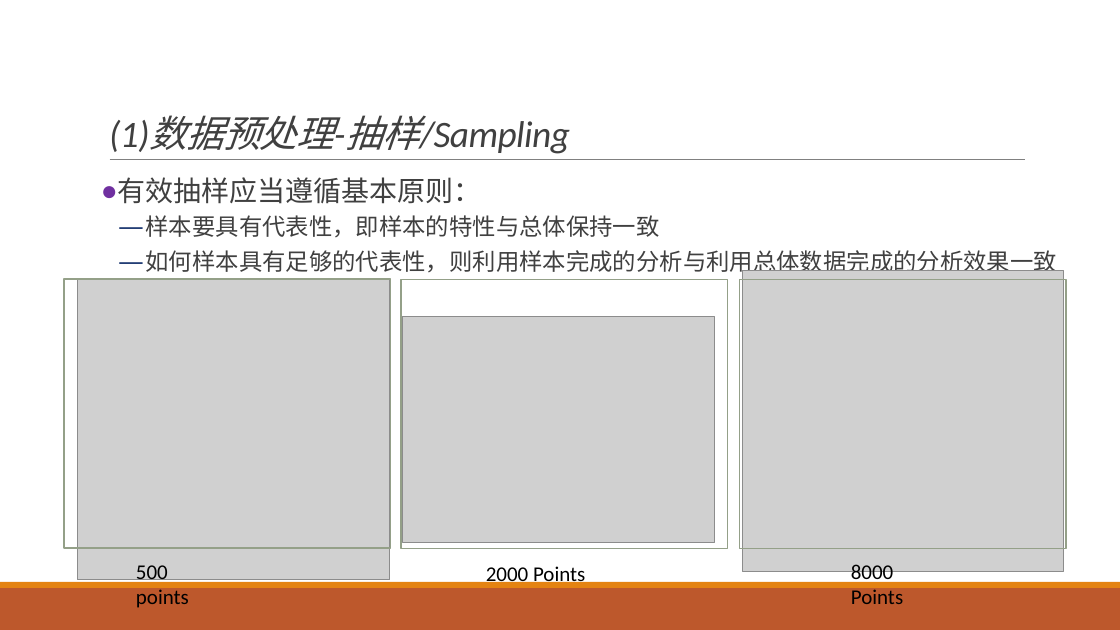
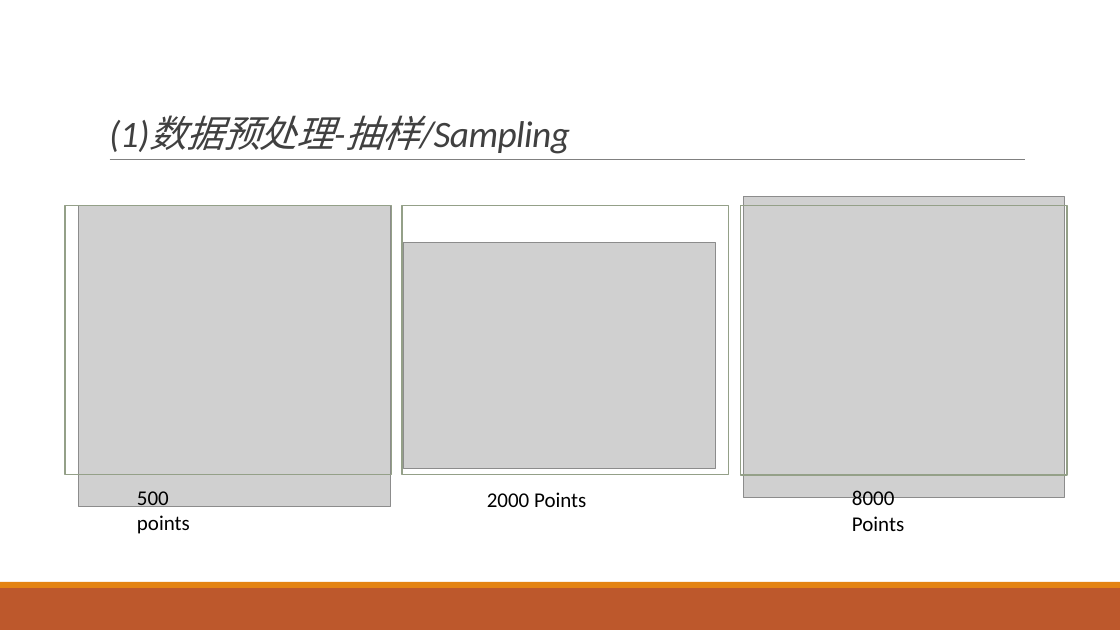
Before and after one commit to exoplanetX/DataAnalytics, a slide deck: slide 6 of 数据分析-3-探索性分析.pptx (slide 4 before the commit). Drawn at 1120x630 pixels with LibreOffice and Linux fonts; fonts in the diff are those of the drawing; grey boxes stand for pictures. Boxes give left, top, right and bottom in pixels: in the first picture for what was removed or moved away, otherwise in the second. Text is boxed around its words. In the diff, an @@ line names an element or a change of style, - is before the commit and + after.

```diff
--- a/数据分析-3-探索性分析.pptx
+++ b/数据分析-3-探索性分析.pptx
@@ text removed at (118,177,1057,276) @@
-● 有效抽样应当遵循基本原则：
-  — 样本要具有代表性，即样本的特性与总体保持一致
-  — 如何样本具有足够的代表性，则利用样本完成的分析与利用总体数据完成的分析效果一致
@@ 3 pictures, 3 texts, 3 rectangles: place and size @@
-3 pictures, 3 texts, 3 rectangles at (64,271,1066,608)
+3 pictures, 3 texts, 3 rectangles at (65,197,1068,534)
```
Also in this commit, not shown: 17 other slides changed, 5 slides added, 2 slides removed.
